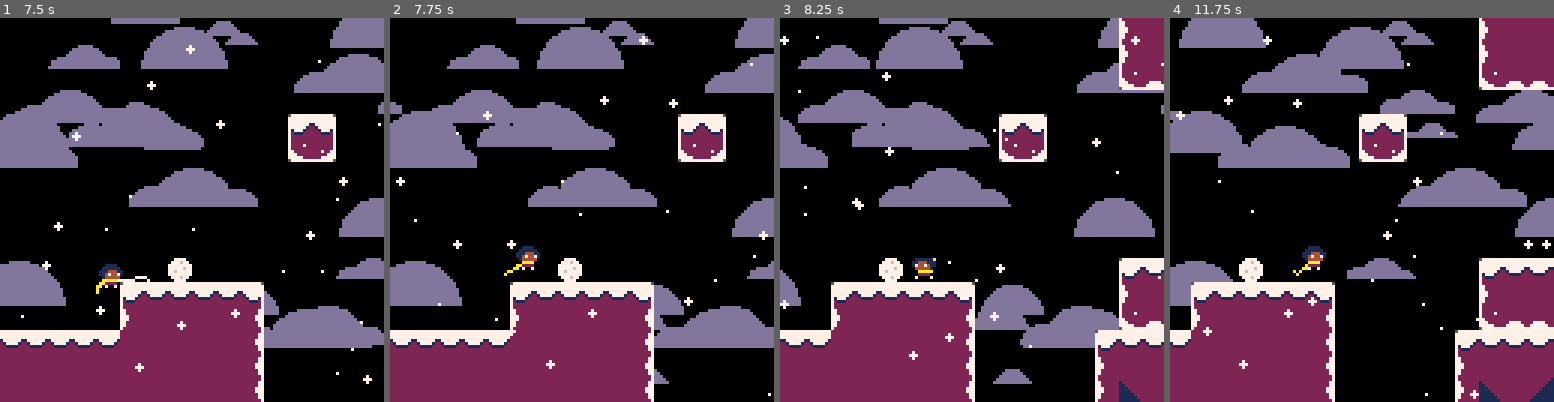
Above: before the commit, frames 1-4 (left to right).
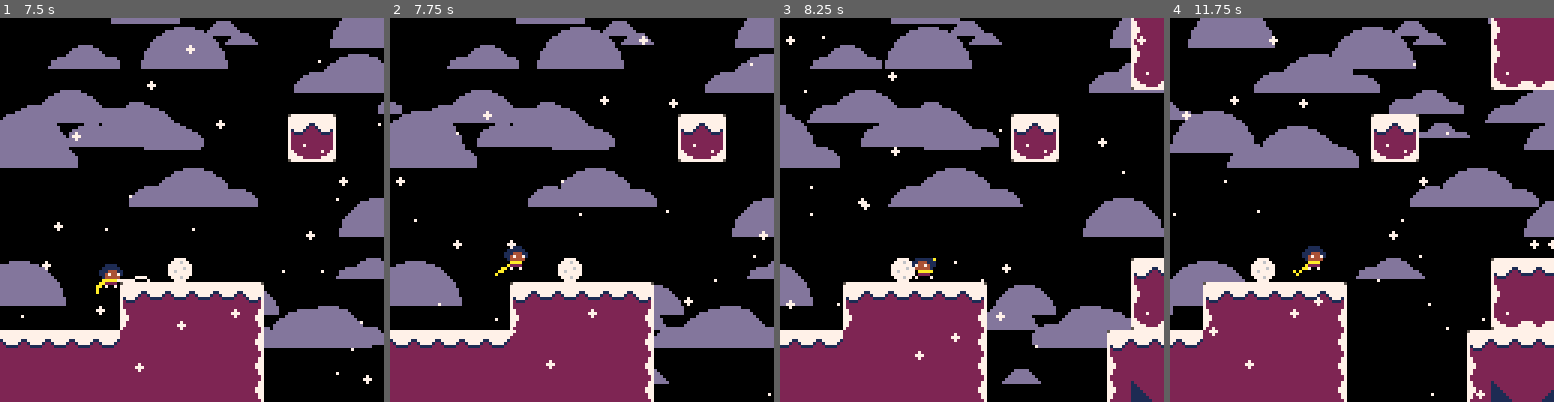
Above: after the commit, the same moments.

Repository: ExOK/Celeste2
Game: PICO-8 cartridge celeste2.p8
Same seed, same stepped clock (60 frames per second), same inputs: the game is played once before the commit and once after it.
Inputs:
- Up to frame 1 (7.5 s): tap X (X key) at 0.33, 1.07, 1.85, 2.97, 4.08, 5.2, 6.32, 7.43 s; tap O (Z key) at 0.7, 1.7, 2.1, 2.5, 2.9, 3.3, 3.7, 4.1, 4.5, 4.9, 5.3, 5.7, 6.1, 6.5, 6.9, 7.3 s; hold Right 1.6-2.1 s; hold Up 2.15-2.42 s; hold Right 2.47-3.03 s; hold Left 3.08-3.58 s; hold Down 3.63-3.97 s; hold Right 4.02-4.68 s; hold Up 4.73-5.03 s; hold Left 5.08-5.68 s; hold Down 5.73-6.03 s; hold Right 6.08-6.58 s; hold Right 6.63-7.13 s; hold Up 7.18-7.45 s
- Up to frame 2 (7.75 s): hold Right from 7.5 s (still down); tap O (Z key) at 7.7 s
- Up to frame 3 (8.25 s): release Right at 8.07 s; tap O (Z key) at 8.1 s; hold Left from 8.12 s (still down)
- Up to frame 4 (11.75 s): tap O (Z key) every 0.4 s from 8.5 to 11.7 s; tap X (X key) at 8.55, 9.67, 10.78 s; release Left at 8.62 s; hold Down 8.67-9 s; hold Right 9.05-9.72 s; hold Up 9.77-10.07 s; hold Left 10.12-10.72 s; hold Down 10.77-11.07 s; hold Right 11.12-11.62 s

Frame 1 is identical in both runs. In frame 2, 0.5% of the frame differs, in the area x 27-40%, y 59-68%; in frame 3, 14%; in frame 4, 14%, in the area x 0-100%, y 0-100%.

Commit message:
Some grapple stuff

Diff:
--- a/objects.lua
+++ b/objects.lua
@@ -64,7 +64,7 @@
 grappler.spr = 46
 grappler.base = object
 grappler.grapple_mode = 2
-grappler.hit_x = -3
-grappler.hit_y = -3
+grappler.hit_x = 1
+grappler.hit_y = 1
 grappler.hit_w = 6
 grappler.hit_h = 6
--- a/player.lua
+++ b/player.lua
@@ -16,6 +16,7 @@
 player.grapple_retract = false
 player.holding = nil
 player.dead_timer = 0
+player.t_grapple_jump_grace = 0
 
 player.state = 0
 player.frame = 0
@@ -53,7 +54,7 @@
 
 end
 
--- 0 = nothing, 1 = solid, 2 = ice
+-- 0 = nothing, 1 = hit!, 2 = fail
 player.grapple_check = function(self, x, y)
 	local tile = room_tile_at(flr(x / 8), tile_y(y))
 	if (fget(tile, 1)) then
@@ -62,8 +63,14 @@
 	end
 
 	for o in all(objects) do
-		if ((o.geom == g_solid or o.grabbable) and o:contains(x, y)) then
+		if (o.grapple_mode != 0 and o:contains(x, y)) then
 			self.grapple_hit = o
+
+			if (o.grapple_mode == 2) then
+				self.grapple_x = o.x + 4
+				self.grapple_y = o.y + 4
+			end
+
 			return 1
 		end
 	end
@@ -75,12 +82,26 @@
 
 player.wall_jump = function(self, dir)
 	consume_jump_press()
+	self.state = 0
 	self.speed_y = -3
 	self.speed_x = 3 * dir
 	self.var_jump_speed = self.speed_y
 	self.t_var_jump = 4
 	self.facing = dir
 	self:move_x(-dir * 3, true)
+end
+
+player.grapple_jump = function(self)
+	consume_jump_press()
+	self.state = 0
+	self.t_grapple_jump_grace = 0
+	self.state = 0
+	self.speed_y = -3
+	self.var_jump_speed = self.speed_y
+	self.t_var_jump = 4
+	if (abs(self.speed_x) > 4) then
+		self.speed_x = sgn(self.speed_x) * 4
+	end
 end
 
 --[[
@@ -140,6 +161,10 @@
 		self.jump_grace_y = self.y
 	else
 		self.t_jump_grace = max(0, self.t_jump_grace - 1)
+	end
+
+	if (self.t_grapple_jump_grace > 0) then
+		self.t_grapple_jump_grace -= 1
 	end
 
 	if (self.t_grapple_cooldown > 0 and self.state < 1) then
@@ -216,6 +241,8 @@
 				self:wall_jump(-1)
 			elseif (self:check_solid(-2, 0)) then
 				self:wall_jump(1)
+			elseif (self.t_grapple_jump_grace > 0) then
+				self:grapple_jump()
 			end
 		end
 
@@ -286,18 +313,9 @@
 		-- jumps
 		if (consume_jump_press()) then
 			if (self:check_solid(self.grapple_dir * 3, 0)) then
-				-- wall jump
-				self.state = 0
 				self:wall_jump(-self.grapple_dir)
 			else
-				-- grapple jump
-				self.state = 0
-				self.speed_y = -3
-				self.var_jump_speed = self.speed_y
-				self.t_var_jump = 4
-				if (abs(self.speed_x) > 4) then
-					self.speed_x = sgn(self.speed_x) * 4
-				end
+				self:grapple_jump()
 			end
 		end
 
@@ -307,6 +325,7 @@
 		-- release
 		if (not input_grapple) then
 			self.state = 0
+			self.t_grapple_jump_grace = 2
 			self.grapple_retract = true
 			self.facing *= -1
 			if (abs(self.speed_x) > 5) then
@@ -314,9 +333,12 @@
 			end
 		end
 
-		-- behind grapple point
+		-- release if beyond grapple point
 		if (sgn(self.x - self.grapple_x) == self.grapple_dir) then
 			self.state = 0
+			if (self.grapple_hit != nil and self.grapple_hit.grapple_mode == 2) then
+				self.t_grapple_jump_grace = 30
+			end
 			if (abs(self.speed_x) > 5) then
 				self.speed_x = sgn(self.speed_x) * 5
 			end
